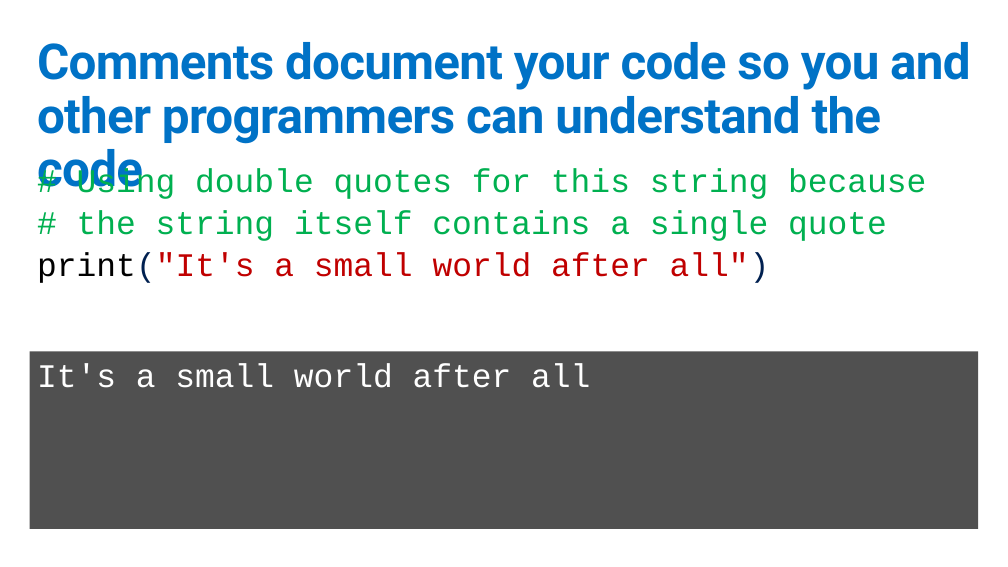
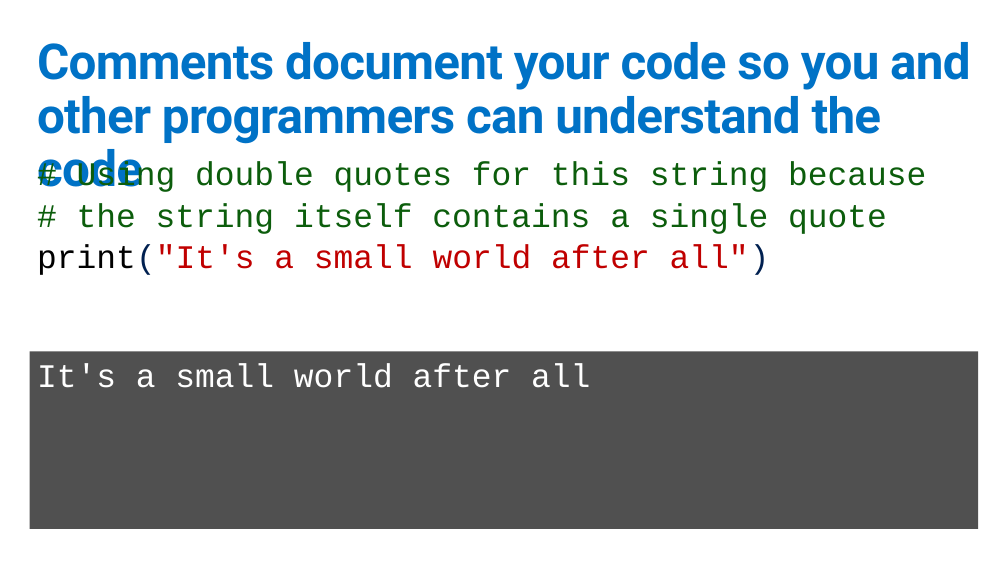
Before and after one commit to GeekTrainer/python-getting-started, a slide deck: slide 5 of Slides/Comments.pptx. Drawn at 1008x567 pixels with LibreOffice and Linux fonts; fonts in the diff are those of the drawing. Boxes give left, top, right and bottom in pixels: in the first picture for what was removed or moved away, otherwise in the second. Text is boxed around its words. In the diff, an @@ line names an element or a change of style, - is before the commit and + after.

```diff
--- a/Slides/Comments.pptx
+++ b/Slides/Comments.pptx
@@ text "# Using double quotes for ...": place and size @@
-text "# Using double quotes for ..." at (37, 168, 926, 283)
+text "# Using double quotes for ..." at (37, 161, 926, 275)
@@ text at (77, 161, 926, 234): text colour #00B050 to #0C5D0C in "# Using double quotes for this string ...", "# the string itself contains a single ..." @@
```
Also in this commit, not shown: 4 other slides changed.
